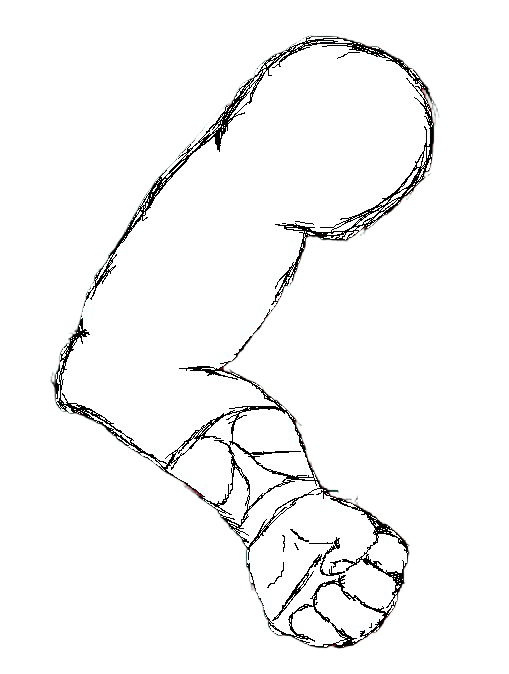
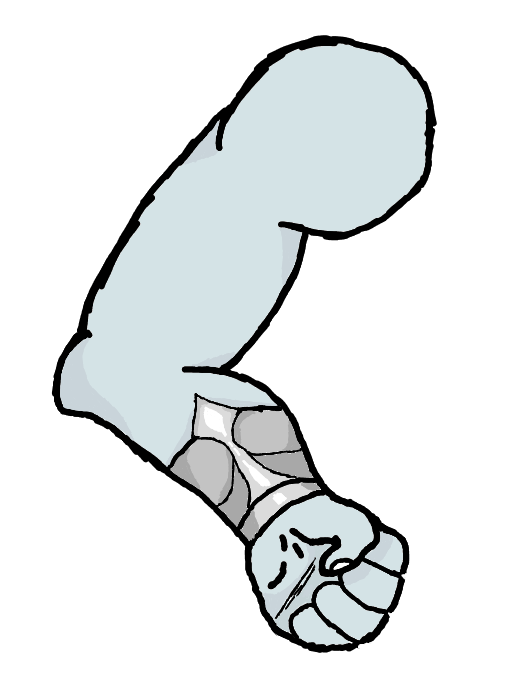
The second 509×674 image is a revision of the first. Changes to its layers:
renamed "Sfondo" to "Livello Disegno 1", moved it above "Livello Disegno 1", painted on it over left=50, top=34, right=440, bottom=404
renamed "Sfondo" to "Livello Disegno 1", moved it above "Livello Disegno 1", painted on it over left=233, top=480, right=410, bottom=653
renamed "Sfondo" to "Livello Disegno 1", painted on it over left=50, top=333, right=340, bottom=562
